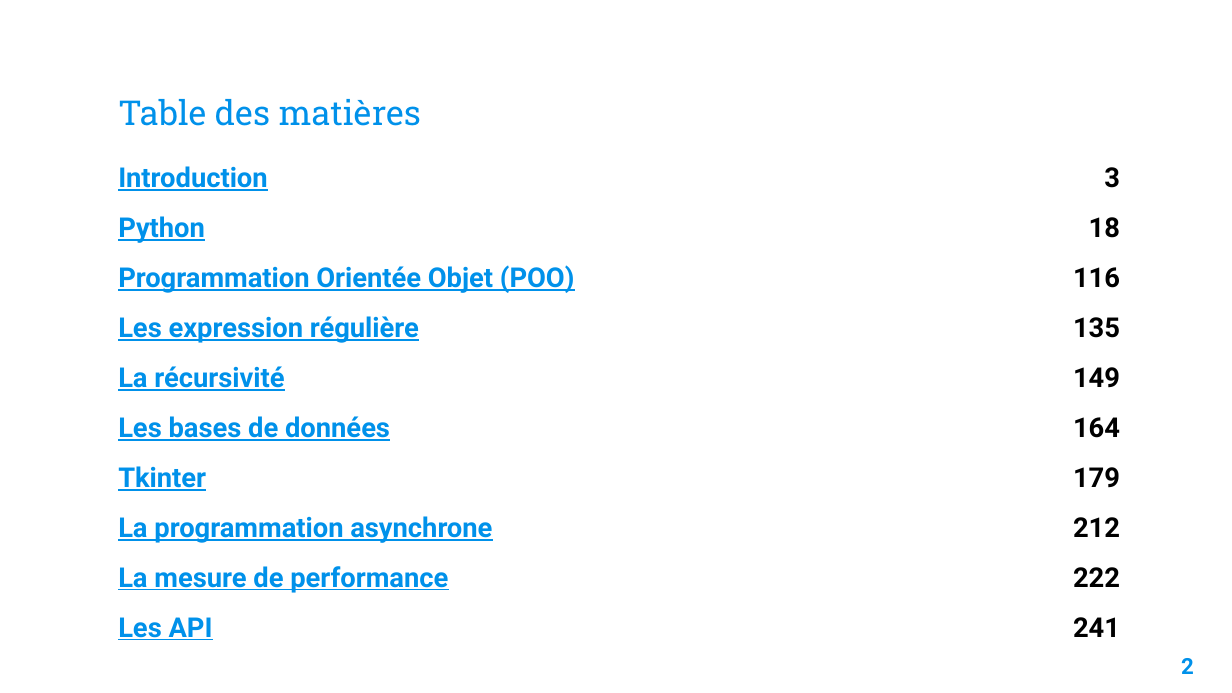
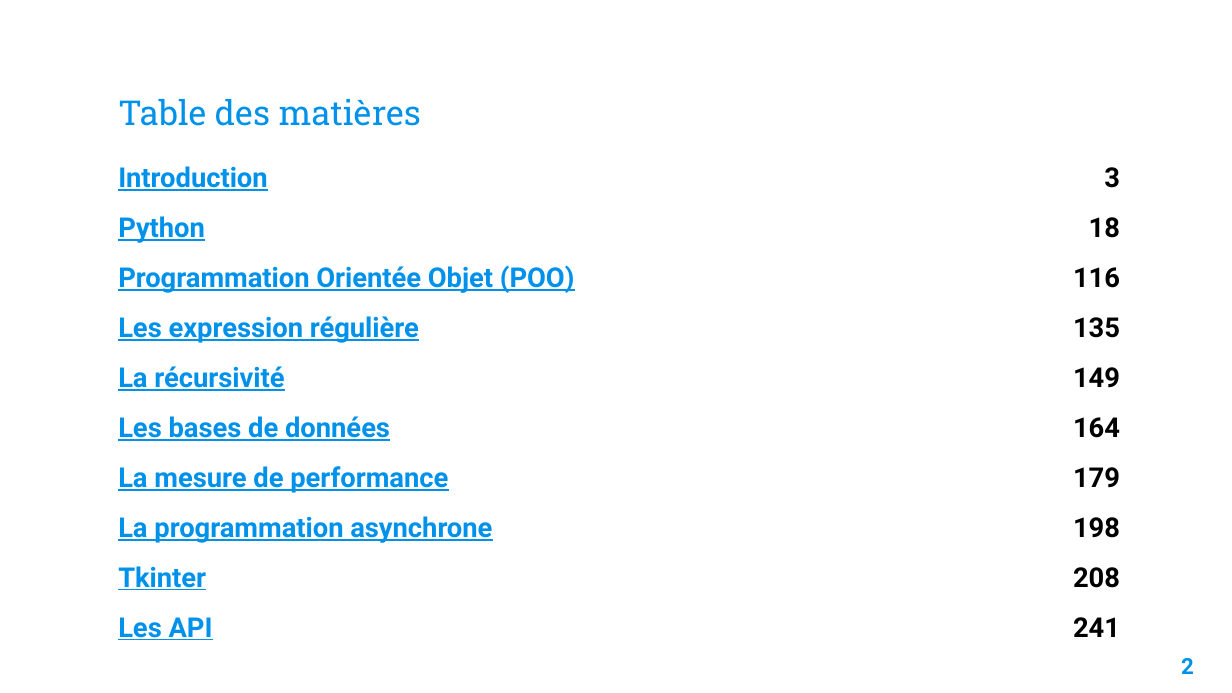
Before and after one commit to Fully-san/PythonSoftwareDevelopment, a slide deck: slide 3 of Supports/Python Software Development.pptx. Drawn at 1232x693 pixels with LibreOffice and Linux fonts; fonts in the diff are those of the drawing; background and template pictures are left out. Boxes give left, top, right and bottom in pixels: in the first picture for what was removed or moved away, otherwise in the second. Text is boxed around its words. In the diff, an @@ line names an element or a change of style, - is before the commit and + after.

```diff
--- a/Supports/Python Software Development.pptx
+++ b/Supports/Python Software Development.pptx
@@ table at <box>106,156,1132,657</box> @@
-row 7, column 1: Tkinter
+row 7, column 1: La mesure de performance
-row 8, column 2: 212
+row 8, column 2: 198
-row 9, column 1: La mesure de performance
+row 9, column 1: Tkinter
-row 9, column 2: 222
+row 9, column 2: 208
```
Also in this commit, not shown: 11 other slides changed, 1 slide added, 5 other files.
